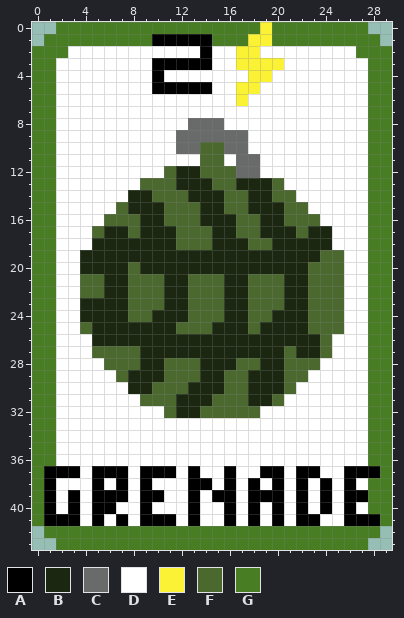
Edited in one commit: pixel-art file (Textures/Cards/grenade.aseprite). The picture above is the old version.
30x44 pixels, 1 frame.
Palette (. is transparent): A #000000  B #1b2710  C #696a6a  D #ffffff  E #fbf236  F #4b692f  G #487d23
Pixels before, first column x 0:
 0 ..GGGGGGGGGGGGGGGGGEGGGGGGGG..
 1 .GGGGGGGGGAAAAAGGGEEGGGGGGGGG.
 2 GGGDDDDDDDDDDDADDEEDDDDDDDDGGG
 3 GGDDDDDDDDAAAAADDEEEEDDDDDDDGG
 4 GGDDDDDDDDADDDDDDDEEDDDDDDDDGG
 5 GGDDDDDDDDAAAAADDEEDDDDDDDDDGG
 6 GGDDDDDDDDDDDDDDDEDDDDDDDDDDGG
 7 GGDDDDDDDDDDDDDDDDDDDDDDDDDDGG
 8 GGDDDDDDDDDDDCCCDDDDDDDDDDDDGG
 9 GGDDDDDDDDDDCCCCCCDDDDDDDDDDGG
10 GGDDDDDDDDDDCCFFCCDDDDDDDDDDGG
11 GGDDDDDDDDDDDDFFDCCDDDDDDDDDGG
12 GGDDDDDDDDDFBBFFFCCDDDDDDDDDGG
13 GGDDDDDDDFFFBBBFFBBBFDDDDDDDGG
14 GGDDDDDDBBFFFBBBFFBBFFDDDDDDGG
15 GGDDDDDFBBBFFFBBFFBBBFFDDDDDGG
16 GGDDDDFFFBBFFFBBBFFBBFFFDDDDGG
17 GGDDDFBBFBBBFFFBBFFBBBFBBDDDGG
18 GGDDDBBBBBBBFFFBBBFFBBBBBDDDGG
19 GGDDBBBBBBBBBBBBBBBBBBBBFFDDGG
20 GGDDBBBBFBBBBBBBBBBBBBBFFFDDGG
21 GGDDFFBBFFFBBFFFBBFFFBBFFFDDGG
22 GGDDFFBBFFFBBFFFBBFFFBBFFFDDGG
23 GGDDBBBBFFFBBFFFBBFFFBBFFFDDGG
24 GGDDBBBBFFBBBFFFBBFFBBBFFFDDGG
25 GGDDFBBBBBBBFFFBBBFBBBBFFFDDGG
26 GGDDDBBBBBBBBBBBBBBBBBBBFDDDGG
27 GGDDDFFFFBBBBBBBBBBBBFBBFDDDGG
28 GGDDDDFFFBBFFFBBBFFBBFFFDDDDGG
29 GGDDDDDFBBBFFFBBFFBBBFFDDDDDGG
30 GGDDDDDDBBFFFBBBFFBBBFDDDDDDGG
31 GGDDDDDDDFFFBBBFFFBBFDDDDDDDGG
32 GGDDDDDDDDDFBBFFFFFDDDDDDDDDGG
33 GGDDDDDDDDDDDDDDDDDDDDDDDDDDGG
34 GGDDDDDDDDDDDDDDDDDDDDDDDDDDGG
35 GGDDDDDDDDDDDDDDDDDDDDDDDDDDGG
36 GGDDDDDDDDDDDDDDDDDDDDDDDDDDGG
37 GAAADAAADAAADADDADDAADAADDAAAG
38 GADDDADADADDDAADADADADADADADGG
39 GADADAAADAADDADAADAAADADADAAGG
40 GADADAADDADDDADDADADADADADADGG
41 GAAADADADAAADADDADADADAADDAAAG
42 .GGGGGGGGGGGGGGGGGGGGGGGGGGGG.
43 ..GGGGGGGGGGGGGGGGGGGGGGGGGG..
And afterwards:
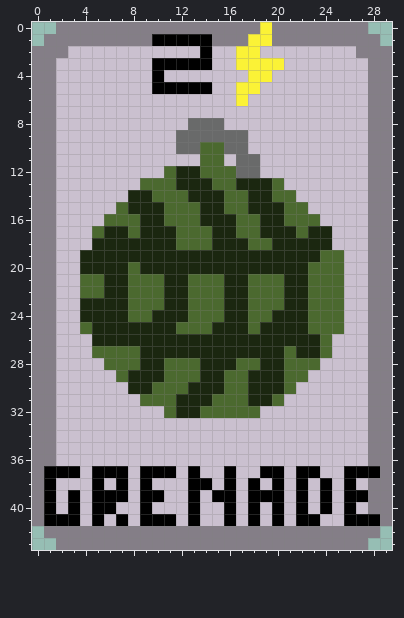
From old to new:
colour D: #ffffff -> #cac0cf
colour G: #487d23 -> #847e87
